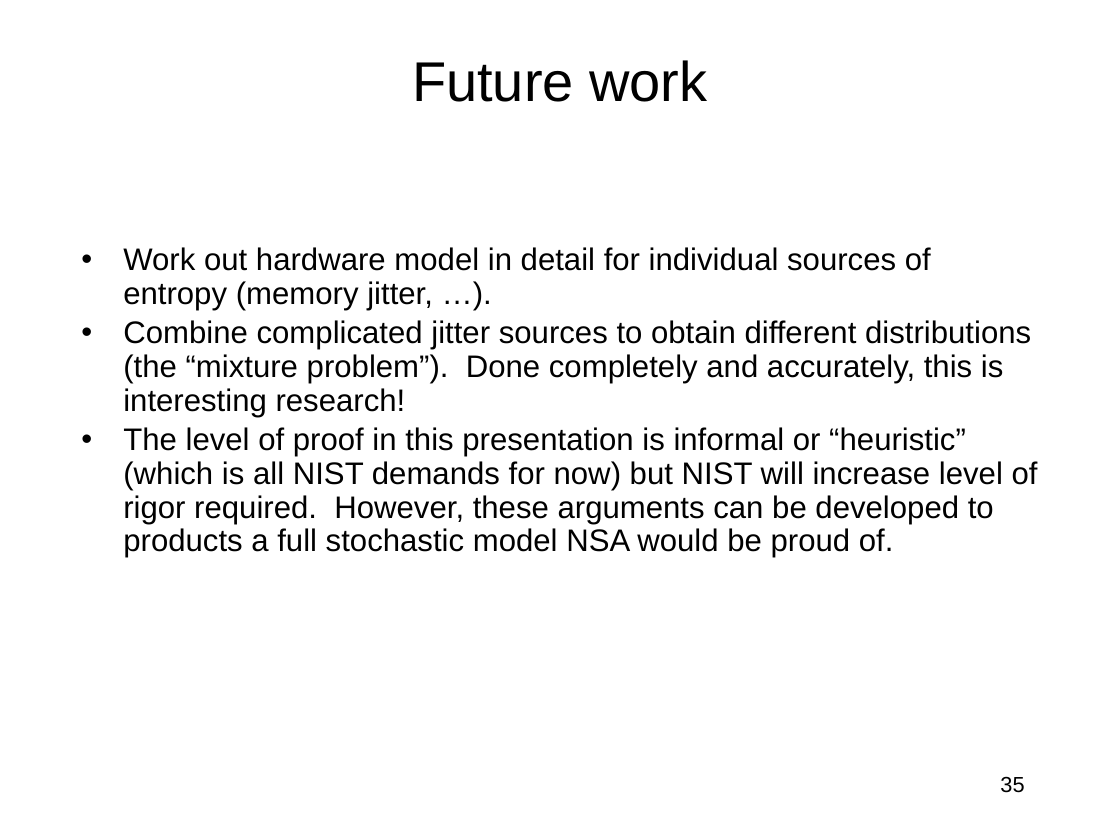
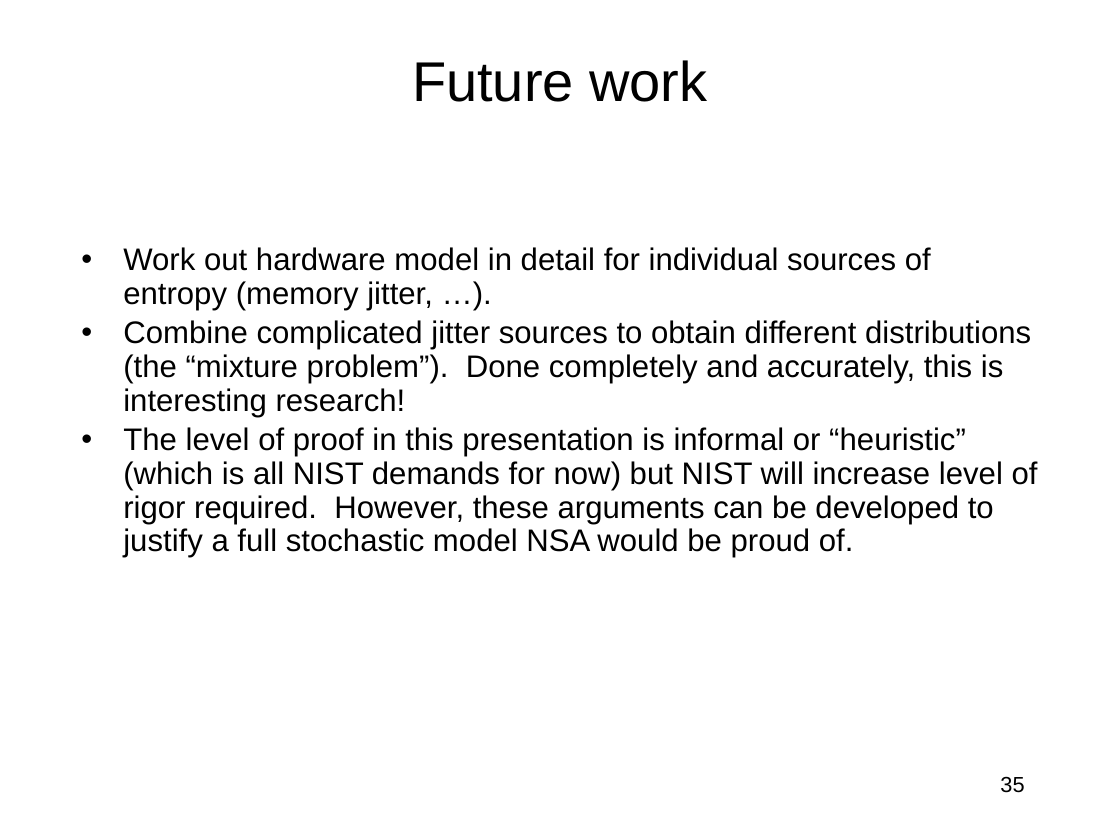
Before and after one commit to jlmucb/class_notes, a slide deck: slide 35 of BerkeleyClass/CS290Spring2013/Lectures/entropy_talk.pptx. Drawn at 1120x840 pixels with LibreOffice and Linux fonts; fonts in the diff are those of the drawing. Boxes give left, top, right and bottom in pixels: in the first picture for what was removed or moved away, otherwise in the second. Text is boxed around its words. In the diff, an @@ line names an element or a change of style, - is before the commit and + after.

Commit message:
typo

```diff
--- a/BerkeleyClass/CS290Spring2013/Lectures/entropy_talk.pptx
+++ b/BerkeleyClass/CS290Spring2013/Lectures/entropy_talk.pptx
@@ text at (123,427,1038,558): text changed @@
-• The level of proof in this presentation is informal or “heuristic” (which is all NIST demands for now) but NIST will increase level of rigor required. However, these arguments can be developed to products a full stochastic model NSA would be proud of.
+• The level of proof in this presentation is informal or “heuristic” (which is all NIST demands for now) but NIST will increase level of rigor required. However, these arguments can be developed to justify a full stochastic model NSA would be proud of.
```
